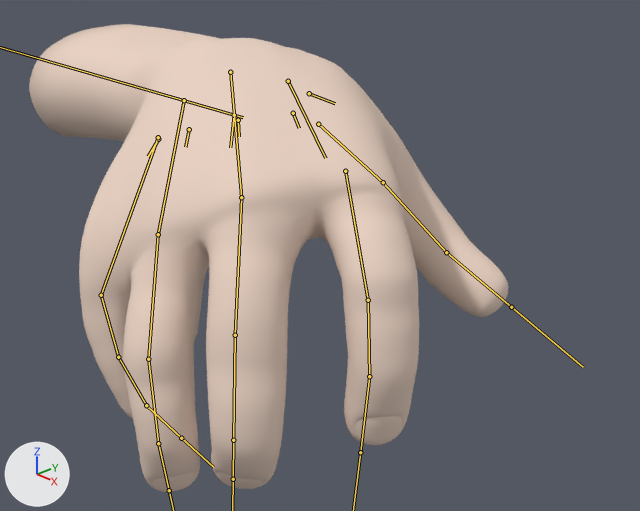
What one commit did to the Blender file Models/RotationTop.blend.
The view is the same before and after, from a 50 mm camera at (1.095, -0.324, 1.537) aimed at (0.9, -0.136, 1.421). Every picture has the same lights, and +X, +Y and +Z are marked at lower left. Both versions are drawn at frame 159 of the action 'ArmatureAction'; the numbers are the values there. The bones that bend it are drawn over the model as lines.
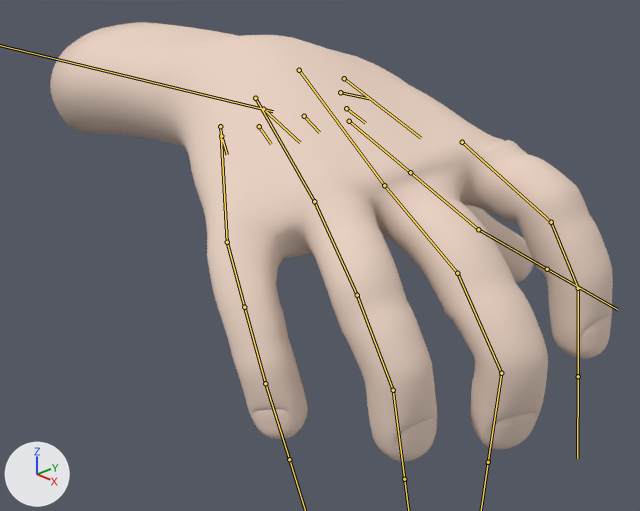
Location of each change, [x1, y1, x2, y2] in pixels of the pictures (640 x 511 px):
'Cube.000', posed (18% wider): before [29, 24, 508, 492]; after [50, 22, 613, 462]
bone 'hand.R', root to tip: before (234, 115) to (230, 147); after (263, 109) to (300, 142)
bone 'palm.01.R', root to tip: before (288, 81) to (325, 158); after (344, 78) to (421, 138)
bone 'finger_index.01.R', root to tip: before (345, 171) to (368, 300); after (462, 142) to (551, 222)
bone 'thumb.01.R', root to tip: before (318, 124) to (383, 182); after (349, 121) to (410, 172)
bone 'palm.02.R', root to tip: before (230, 72) to (241, 197); after (299, 70) to (384, 185)
bone 'finger_middle.01.R', root to tip: before (241, 197) to (235, 335); after (384, 185) to (457, 273)
bone 'palm.03.R', root to tip: before (184, 100) to (158, 234); after (255, 98) to (314, 201)
bone 'finger_ring.01.R', root to tip: before (158, 234) to (148, 359); after (314, 201) to (357, 295)
bone 'palm.04.R', root to tip: before (158, 137) to (101, 295); after (220, 126) to (227, 242)
bone 'finger_pinky.01.R', root to tip: before (101, 295) to (118, 357); after (227, 242) to (244, 307)

The edits, one by one:
Bone 'forearm.R' (bone_forearm_r) turns from (88, -86, -90) to (89, -86, -89) degrees about its own x, y and z.
Bone 'hand.R' (bone_hand_r) turns from (38, 8, -6) to (14, 2, -15) degrees about its own x, y and z.
Bone 'palm.01.R' (bone_palm_01_r) turns from (22, -6, -6) to (14, -3, -8) degrees about its own x, y and z.
Bone 'finger_index.01.R' (bone_finger_index_01_r) turns from (7, -4, 11) to (-6, 1, 4) degrees about its own x, y and z.
Bone 'thumb.01.R' (bone_thumb_01_r) turns from (30, -26, -31) to (37, -26, -35) degrees about its own x, y and z.
Bone 'palm.02.R' (bone_palm_02_r) turns from (18, -6, -4) to (16, -3, -5) degrees about its own x, y and z.
Bone 'finger_middle.01.R' (bone_finger_middle_01_r) turns from (6, 3, 14) to (-15, 9, -10) degrees about its own x, y and z.
Bone 'palm.03.R' (bone_palm_03_r) turns from (22, -7, 3) to (8, 10, 1) degrees about its own x, y and z.
Bone 'finger_ring.01.R' (bone_finger_ring_01_r) turns from (10, 10, 7) to (-8, 13, -1) degrees about its own x, y and z.
Bone 'palm.04.R' (bone_palm_04_r) moves from (-0.0001, -0.0002, -0.0005) to (-0.0005, -0.001, -0.0028).
Bone 'palm.04.R' (bone_palm_04_r) turns from (35, -1, 9) to (9, 24, 9) degrees about its own x, y and z.
Bone 'finger_pinky.01.R' (bone_finger_pinky_01_r) turns from (30, -7, 1) to (11, -17, 1) degrees about its own x, y and z.
